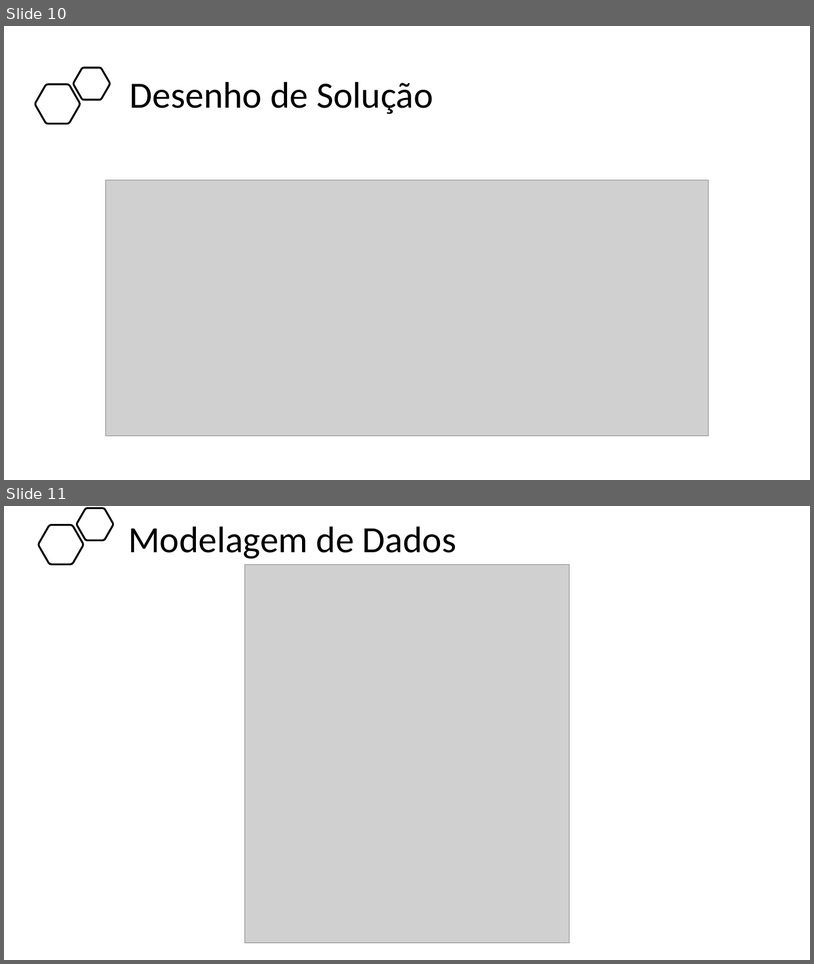
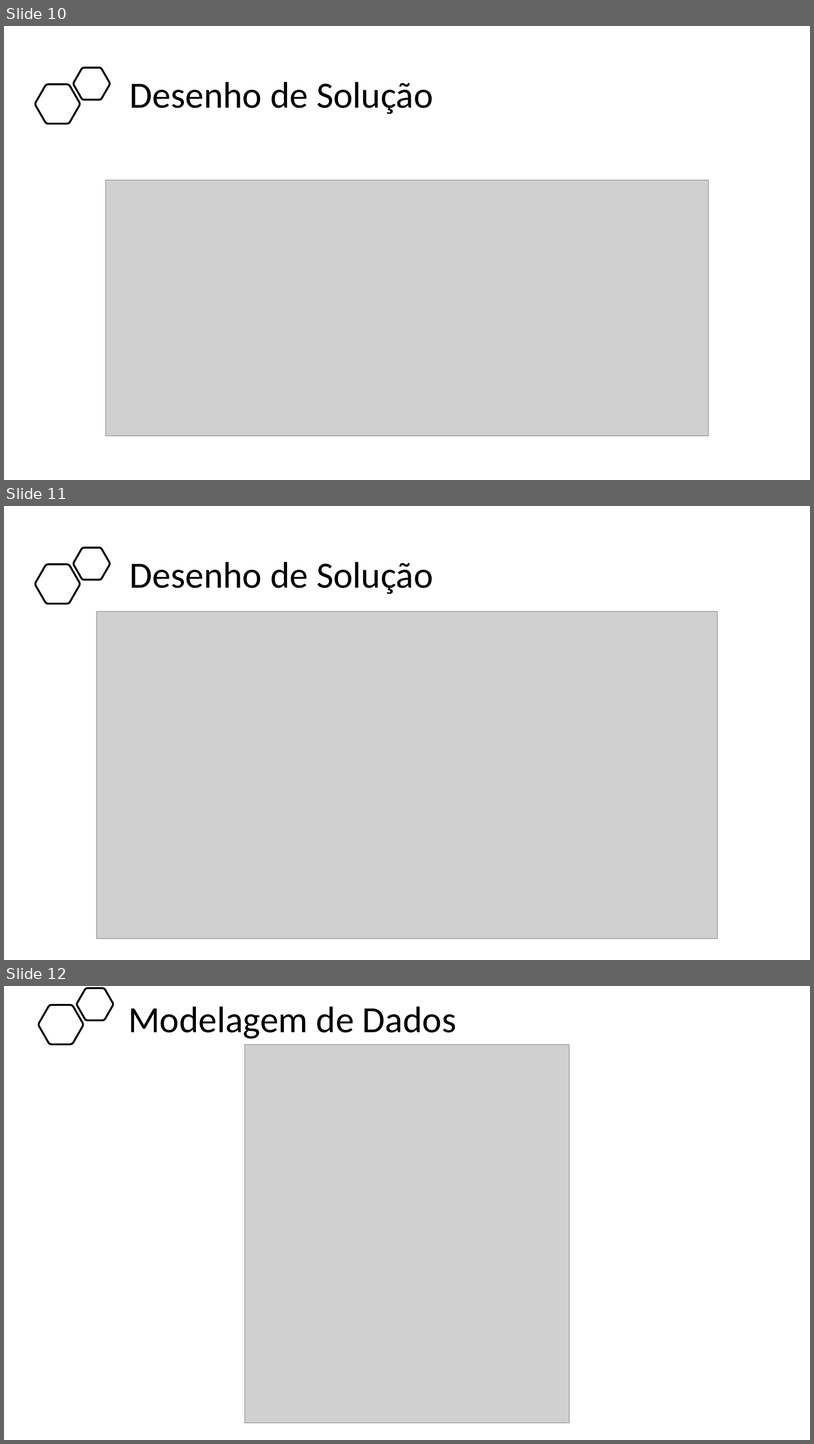
Before and after one commit to BandTec/project-hunter, a slide deck: Documentação/Apresentação - Sprint 1 - 4 sem.pptx. Shown one above the other, each under a label of ours: slides 10 and 11 before the commit, slides 10, 11 and 12 after it. The pictures are 814x964 and 814x1444 pixels, drawn with LibreOffice and Linux fonts; fonts in the diff are those of the drawing; grey boxes stand for pictures. Boxes give left, top, right and bottom in pixels: in the first picture for what was removed or moved away, otherwise in the second. Text is boxed around its words. In the diff, an @@ line names an element or a change of style, - is before the commit and + after.

Commit message:
desenho de solucao novo e ppt atualizado

```diff
--- a/Documentação/Apresentação - Sprint 1 - 4 sem.pptx
+++ b/Documentação/Apresentação - Sprint 1 - 4 sem.pptx
@@ slide 11 added at [4,506,810,960], background #FFFFFF @@
@@ freeform shape added at [74,548,110,580], outline #000000 2.25 pt @@
@@ freeform shape added at [35,564,80,603], outline #000000 2.25 pt @@
@@ title added at [130,562,434,594], 44 pt, text #000000 @@
+Desenho de Solução
@@ picture added at [96,612,718,939] @@
@@ text added at [158,611,236,613], 16 pt, text #FFFFFF @@
+Proto-persona
@@ text added at [264,611,325,612], 16 pt, text #FFFFFF @@
+StoryBoard
@@ text added at [360,611,416,613], 16 pt, text #FFFFFF @@
+Requisitos
@@ text added at [450,611,485,613], 16 pt, text #FFFFFF @@
+BPMN
@@ text added at [520,611,631,613], 16 pt, text #FFFFFF @@
+Planilha de Software
@@ text added at [659,611,732,614], 18 pt, text #FFFFFF @@
+Desenho de Solução
@@ what was slide 11 is now slide 12 @@
```
Also in this commit, not shown: 2 slides changed, 2 other files.
